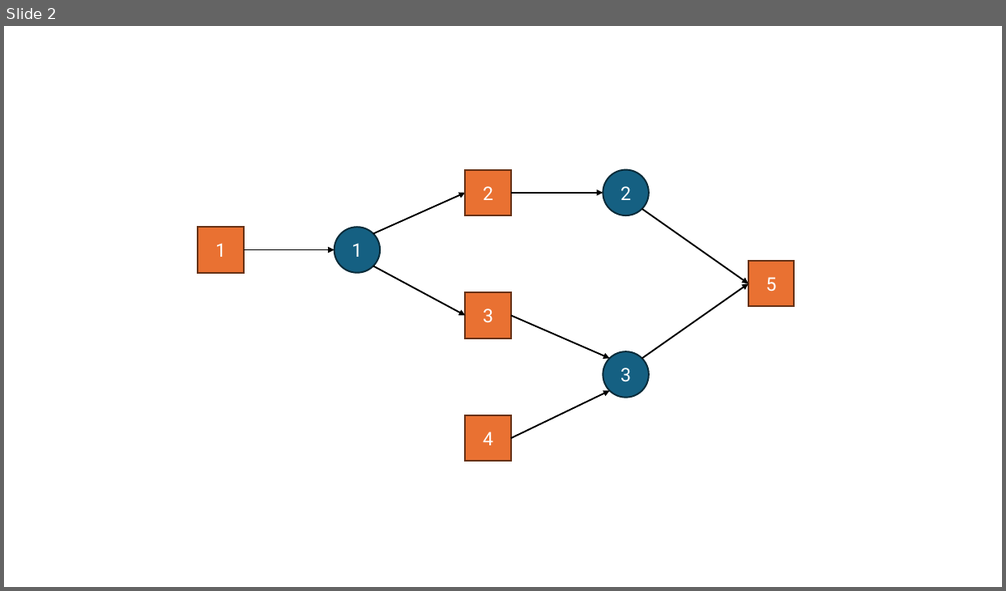
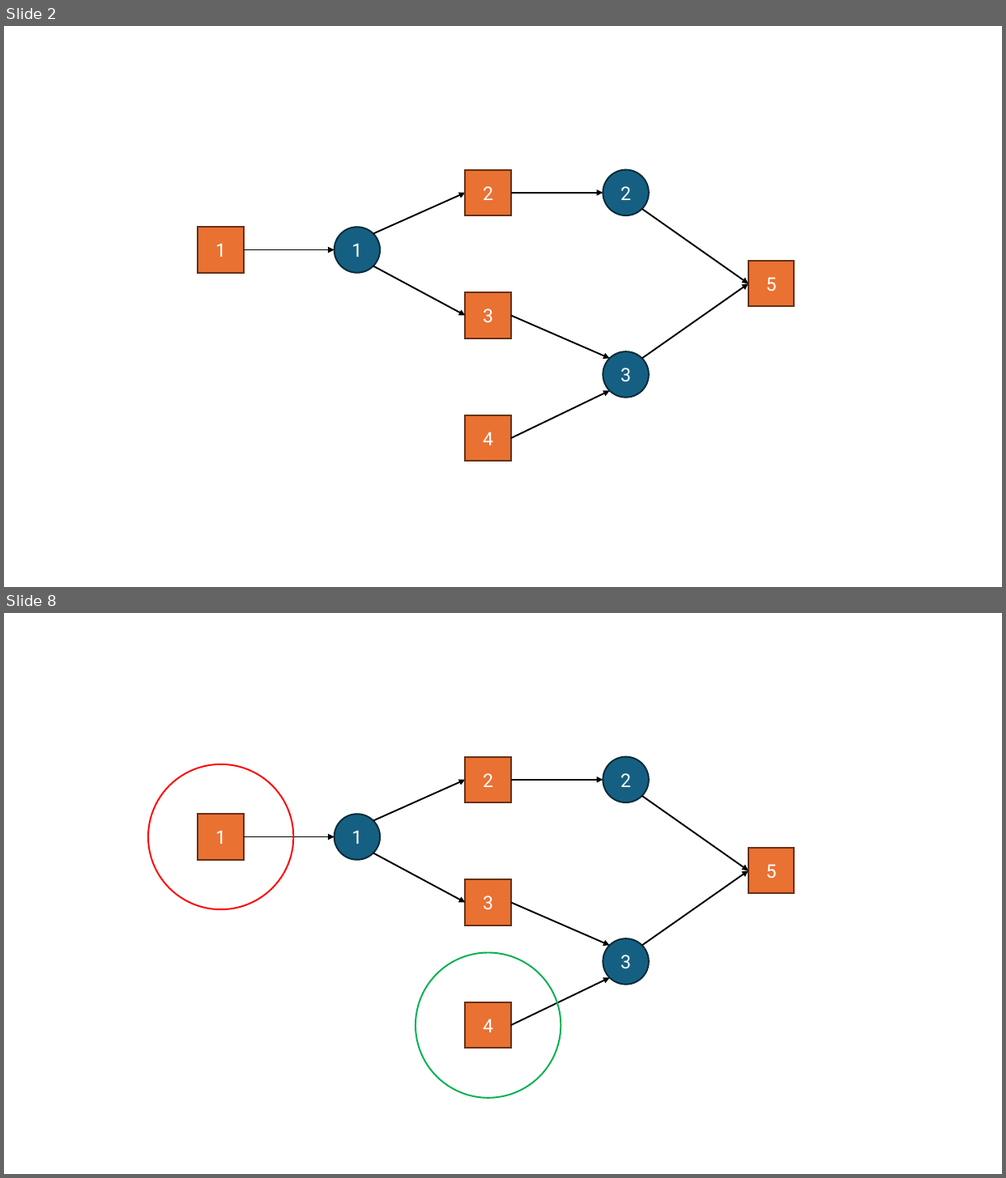
Before and after one commit to aslan-ng/ArtifactFlow, a slide deck: assets/assets.pptx. Shown one above the other, each under a label of ours: slide 2 before the commit, slides 2 and 8 after it; the slides between them are not shown. The pictures are 1006x591 and 1006x1178 pixels, drawn with LibreOffice and Linux fonts; fonts in the diff are those of the drawing. Boxes give left, top, right and bottom in pixels: in the first picture for what was removed or moved away, otherwise in the second. Text is boxed around its words. In the diff, an @@ line names an element or a change of style, - is before the commit and + after.

```diff
--- a/assets/assets.pptx
+++ b/assets/assets.pptx
@@ slide 8 added at (x1=4, y1=613, x2=1002, y2=1174), background #FFFFFF @@
@@ rectangle added at (x1=465, y1=756, x2=511, y2=803), fill #E97132, outline #663216 1.5 pt, 18 pt, text #FFFFFF @@
+2
@@ ellipse added at (x1=603, y1=756, x2=649, y2=803), fill #156082, outline #092A39 1.5 pt, 18 pt, text #FFFFFF @@
+2
@@ ellipse added at (x1=148, y1=764, x2=294, y2=909), outline #FF0000 1.5 pt @@
@@ arrow added from (373, 821) to (465, 780), #000000 1.5 pt @@
@@ arrow added from (511, 780) to (603, 780), #000000 1.5 pt @@
@@ arrow added from (641, 796) to (749, 871), #000000 1.5 pt @@
@@ rectangle added at (x1=198, y1=815, x2=244, y2=860), fill #E97132, outline #663216 1.5 pt, 18 pt, text #FFFFFF @@
+1
@@ ellipse added at (x1=334, y1=815, x2=380, y2=860), fill #156082, outline #092A39 1.5 pt, 18 pt, text #FFFFFF @@
+1
@@ arrow added from (244, 837) to (334, 837), #000000 1.5 pt @@
@@ arrow added from (373, 854) to (465, 903), #000000 1.5 pt @@
@@ rectangle added at (x1=749, y1=848, x2=795, y2=894), fill #E97132, outline #663216 1.5 pt, 18 pt, text #FFFFFF @@
+5
@@ rectangle added at (x1=465, y1=879, x2=511, y2=925), fill #E97132, outline #663216 1.5 pt, 18 pt, text #FFFFFF @@
+3
@@ arrow added from (641, 945) to (749, 871), #000000 1.5 pt @@
@@ arrow added from (511, 903) to (610, 945), #000000 1.5 pt @@
@@ ellipse added at (x1=603, y1=939, x2=649, y2=984), fill #156082, outline #092A39 1.5 pt, 18 pt, text #FFFFFF @@
+3
@@ ellipse added at (x1=415, y1=953, x2=561, y2=1098), outline #00B050 1.5 pt @@
@@ arrow added from (511, 1025) to (610, 977), #000000 1.5 pt @@
@@ rectangle added at (x1=465, y1=1003, x2=511, y2=1048), fill #E97132, outline #663216 1.5 pt, 18 pt, text #FFFFFF @@
+4
```
Also in this commit, not shown: 1 slide changed, 4 other slides added, 10 other files.
